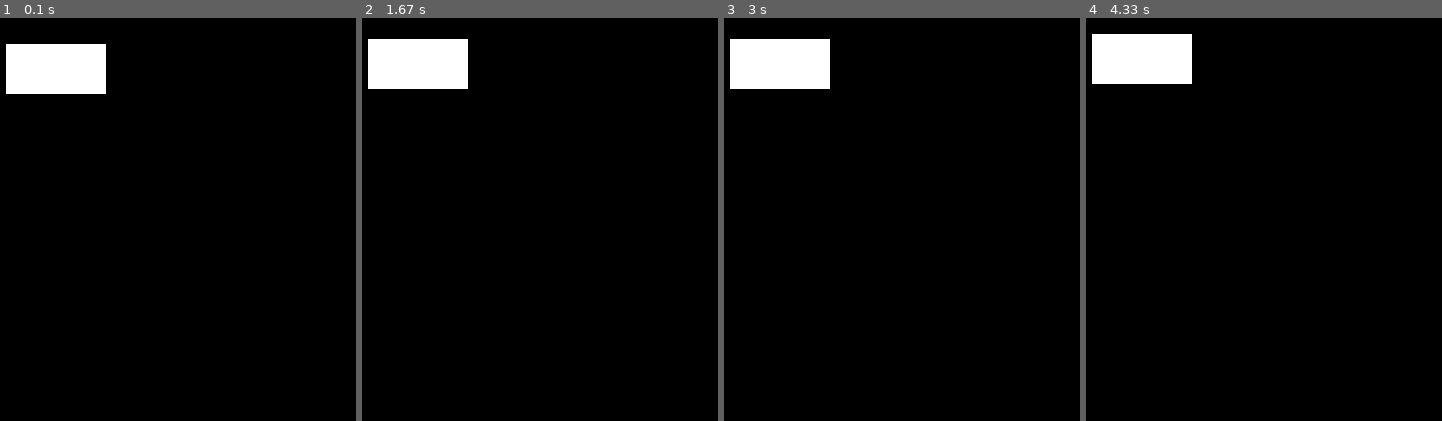
Above: before the commit, frames 1-4 (left to right).
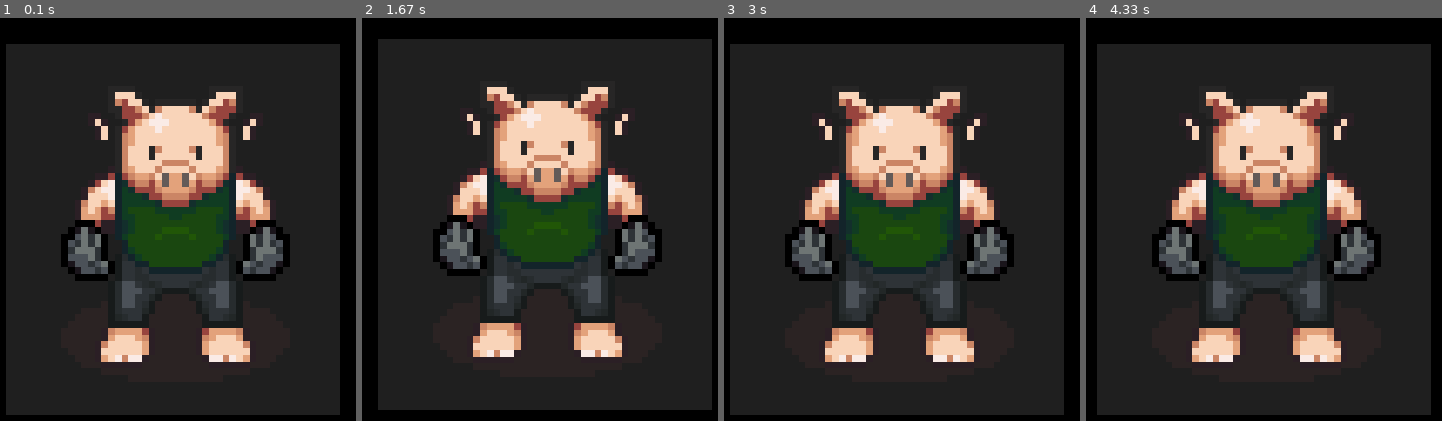
Above: after the commit, the same moments.

Repository: gulyaeve/PyGame_learning
Game: pygame game, started from app.py
The game is run twice, just before and just after one commit, with the same random seed, the same clock (stepped at 60 frames per second) and the same inputs.
Inputs:
- Up to frame 1 (0.1 s): no input
- Up to frame 2 (1.67 s): hold Right 0.33-0.8 s; hold Up 0.83-1.13 s; hold Right 1.17-1.63 s
- Up to frame 3 (3 s): hold Left 1.67-2.2 s; hold Down 2.23-2.53 s; hold Left 2.57-2.97 s
- Up to frame 4 (4.33 s): hold Up 3-3.37 s; hold Right 3.4-4.03 s; hold Down from 4.07 s (still down)

The runs differ from the first frame. In frame 1, 85% of the frame differs, in the area x 1-96%, y 6-99%; in frame 2, 85%; in frame 3, 85%; in frame 4, 86%, in the area x 1-97%, y 3-99%.

Commit message:
Added sprite

Diff:
--- a/app.py
+++ b/app.py
@@ -3,8 +3,11 @@
 
 pygame.init()
 screen = pygame.display.set_mode((640, 480))
-rectangle = pygame.Rect(50, 50, 100, 50)
+# rectangle = pygame.Rect(50, 50, 100, 50)
+player_sprite = pygame.image.load("test_sprite.png")
 
+player_x = 50
+player_y = 50
 
 while True:
     screen.fill("black")
@@ -16,10 +19,15 @@
 
         if event.type == pygame.KEYDOWN:
             if event.key == pygame.K_UP:
-                rectangle.move_ip(0, -5)
+                player_y -= 5
             if event.key == pygame.K_DOWN:
-                pass
+                player_y += 5
+            if event.key == pygame.K_RIGHT:
+                player_x += 5
+            if event.key == pygame.K_LEFT:
+                player_x -= 5
 
-    pygame.draw.rect(screen, "white", rectangle, 0)
+    # pygame.draw.rect(screen, "white", rectangle, 0)
+    screen.blit(player_sprite, (player_x, player_y))
 
     pygame.display.flip()
Binary file added: test_sprite.png
